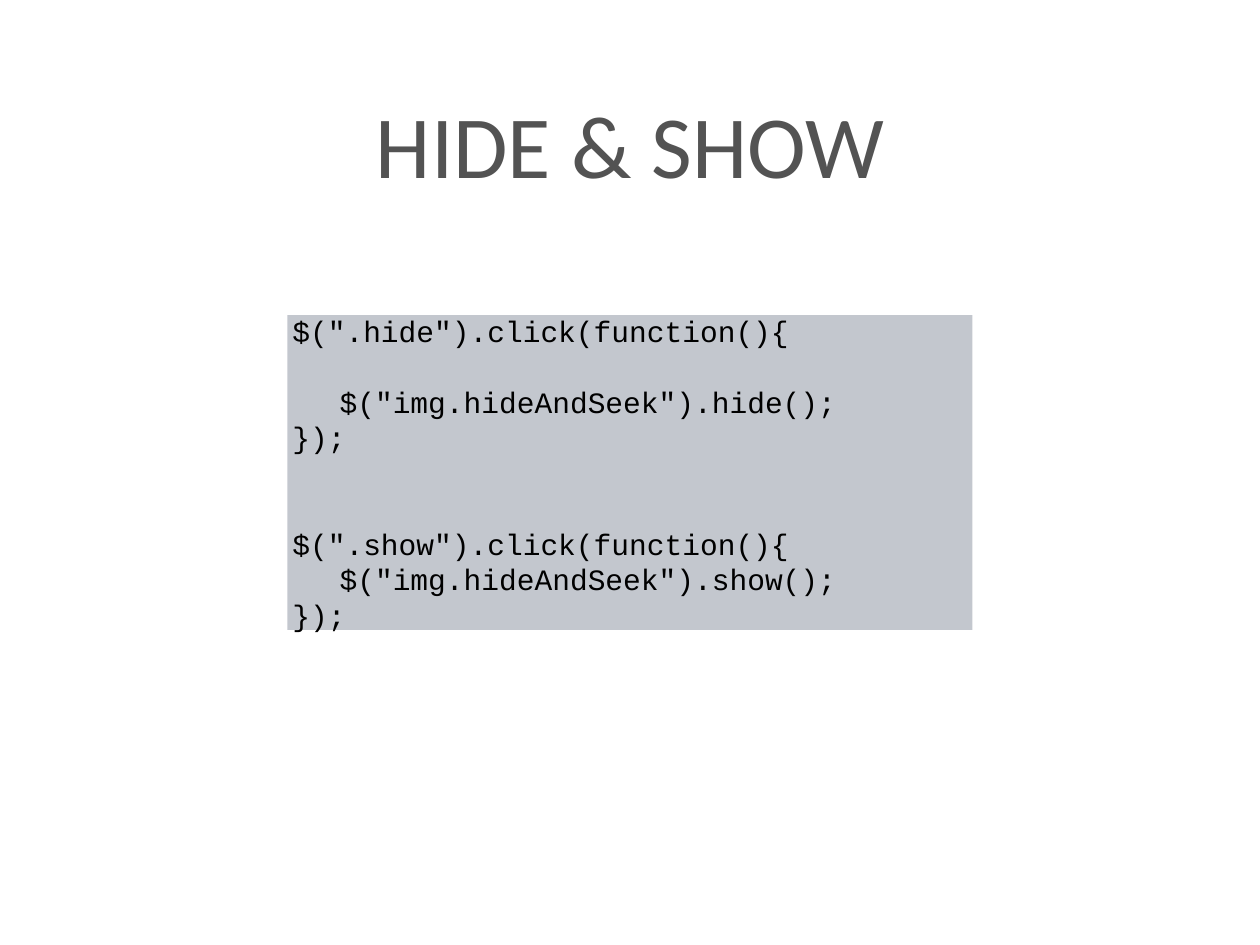
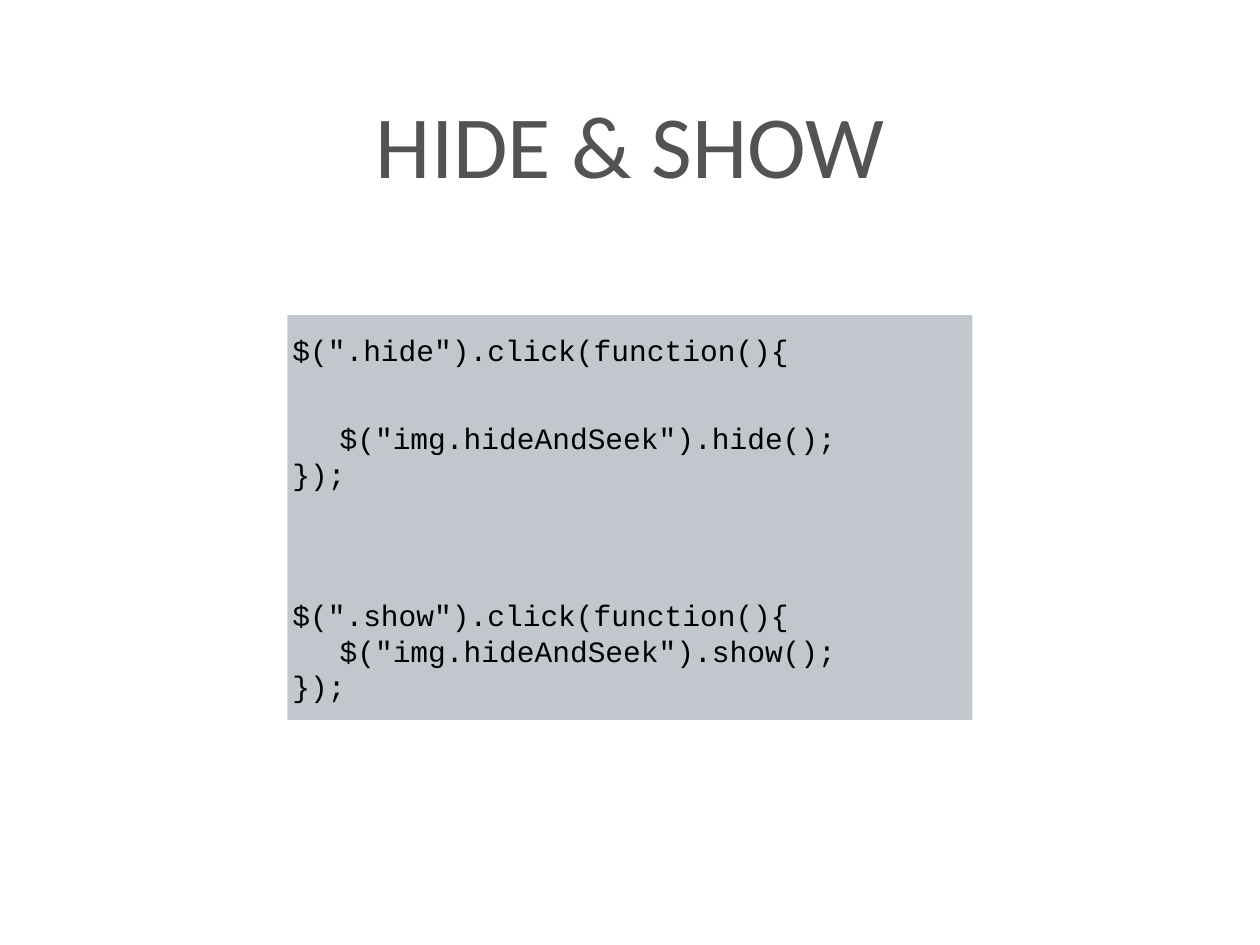
Before and after one commit to kenton-steiner18/Techtasks, a slide deck: slide 47 of presentation/jQuery.pptx (slide 44 before the commit). Drawn at 1260x945 pixels with LibreOffice and Linux fonts; fonts in the diff are those of the drawing; background and template pictures are left out. Boxes give left, top, right and bottom in pixels: in the first picture for what was removed or moved away, otherwise in the second. Text is boxed around its words. In the diff, an @@ line names an element or a change of style, - is before the commit and + after.

```diff
--- a/presentation/jQuery.pptx
+++ b/presentation/jQuery.pptx
@@ rectangle "$(".hide").click(function(){": place and size @@
-rectangle "$(".hide").click(function(){" at box(287, 315, 972, 630)
+rectangle "$(".hide").click(function(){" at box(287, 315, 972, 720)
@@ rectangle "$(".hide").click(function(){" at box(287, 315, 972, 720): fill #88909E at 50% opacity to #878F9D at 50% opacity @@
```
Also in this commit, not shown: 42 other slides changed, 3 slides added.
